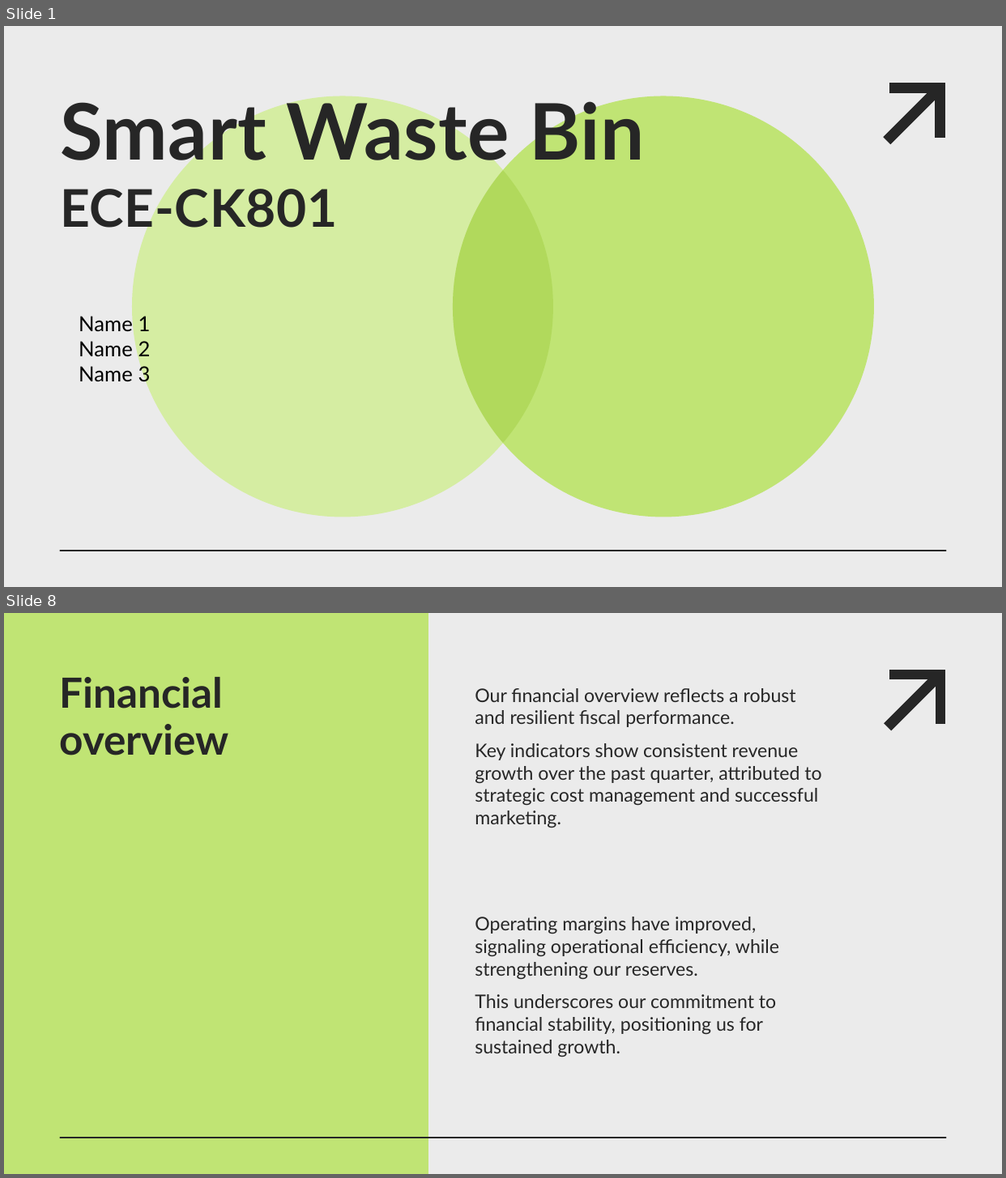
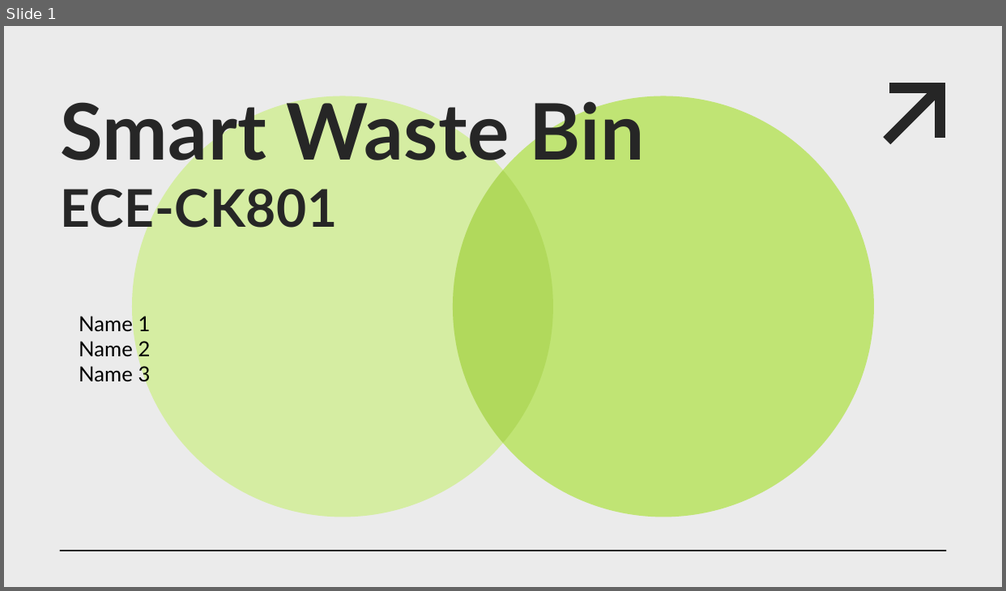
Before and after one commit to jimfil/smartWasteBinProject, a slide deck: presentation/team05_presentation.pptx. Shown one above the other, each under a label of ours: slides 1 and 8 before the commit, slide 1 after it; the slides between them are not shown. The pictures are 1006x1178 and 1006x591 pixels, drawn with LibreOffice and Linux fonts; fonts in the diff are those of the drawing. Boxes give left, top, right and bottom in pixels: in the first picture for what was removed or moved away, otherwise in the second. Text is boxed around its words. In the diff, an @@ line names an element or a change of style, - is before the commit and + after.

```diff
--- a/presentation/team05_presentation.pptx
+++ b/presentation/team05_presentation.pptx
@@ slide 8 removed at [4, 613, 1002, 1174], background #EBEBEB; not listed: 1 template element that a slide beside it also shows @@
@@ rectangle removed at [4, 613, 428, 1174] @@
@@ title removed at [59, 677, 229, 756] @@
-Financial overview
@@ line removed from (891, 723) to (936, 679) @@
@@ line removed from (895, 675) to (940, 675) @@
@@ line removed from (940, 675) to (940, 719) @@
@@ text removed at [475, 688, 821, 828] @@
-Our financial overview reflects a robust and resilient fiscal performance.
-Key indicators show consistent revenue growth over the past quarter, attributed to strategic cost management and successful marketing.
@@ text removed at [475, 917, 779, 1057] @@
-Operating margins have improved, signaling operational efficiency, while strengthening our reserves.
-This underscores our commitment to financial stability, positioning us for sustained growth.
```
Also in this commit, not shown: 1 slide changed, 4 slides added, 10 other slides removed.
